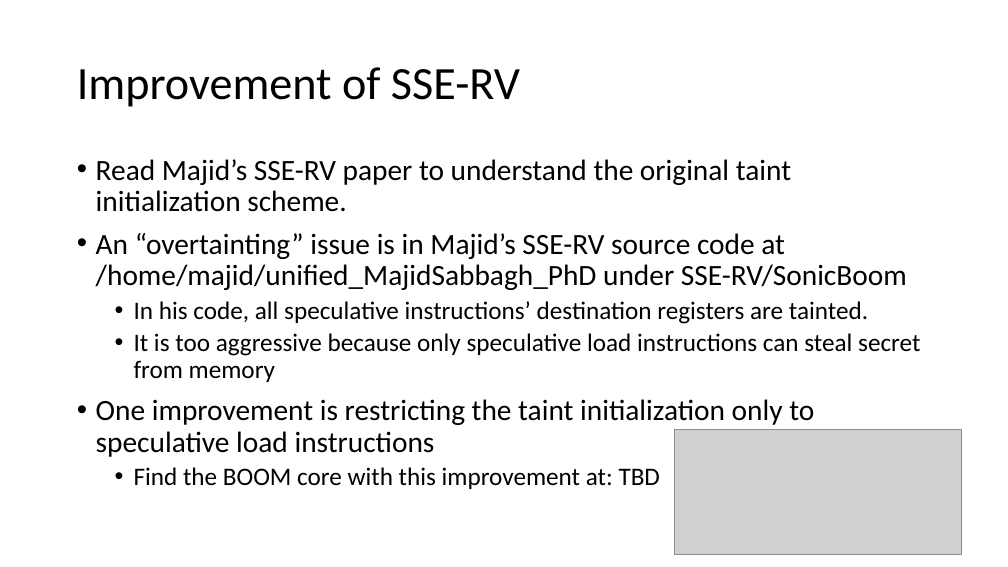
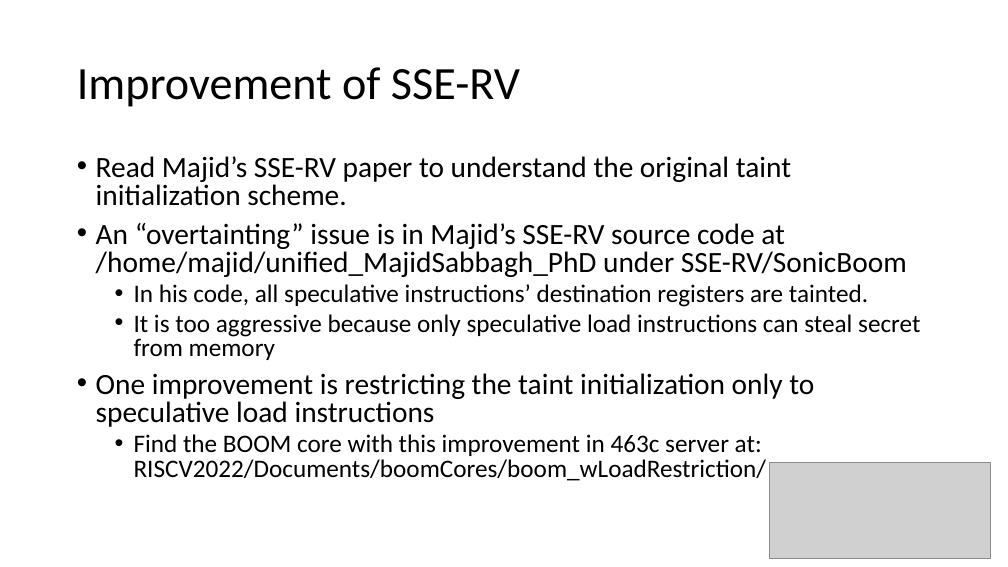
Before and after one commit to zzmzc333/RISCV-Documents, a slide deck: slide 22 of RISC-V Tutorial.pptx. Drawn at 1008x567 pixels with LibreOffice and Linux fonts; fonts in the diff are those of the drawing; grey boxes stand for pictures. Boxes give left, top, right and bottom in pixels: in the first picture for what was removed or moved away, otherwise in the second. Text is boxed around its words. In the diff, an @@ line names an element or a change of style, - is before the commit and + after.

```diff
--- a/RISC-V Tutorial.pptx
+++ b/RISC-V Tutorial.pptx
@@ text at (96,156,920,427): line spacing 0.9 to 0.8 @@
@@ text at (134,434,767,481): text changed @@
-  • Find the BOOM core with this improvement at: TBD
+  • Find the BOOM core with this improvement in 463c server at: RISCV2022/Documents/boomCores/boom_wLoadRestriction/
@@ picture: place and size @@
-picture at (675,430,962,555)
+picture at (770,463,991,559)
```
Also in this commit, not shown: 6 other slides changed.
